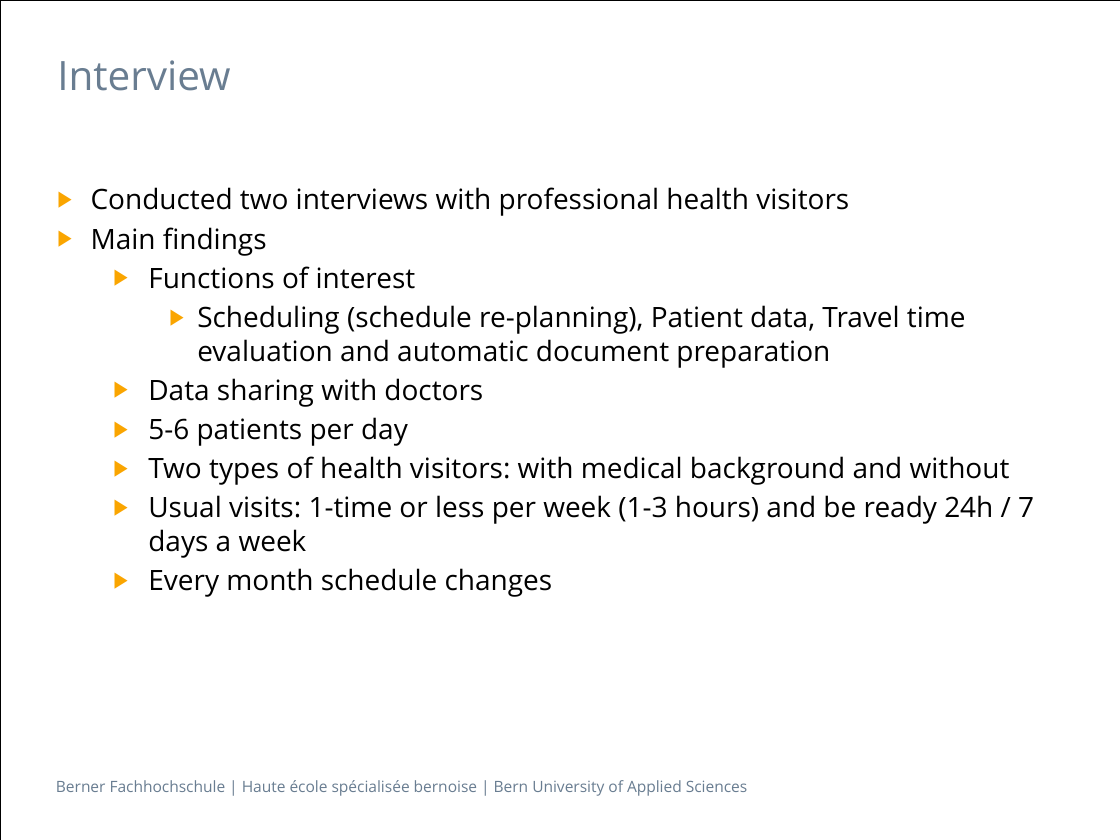
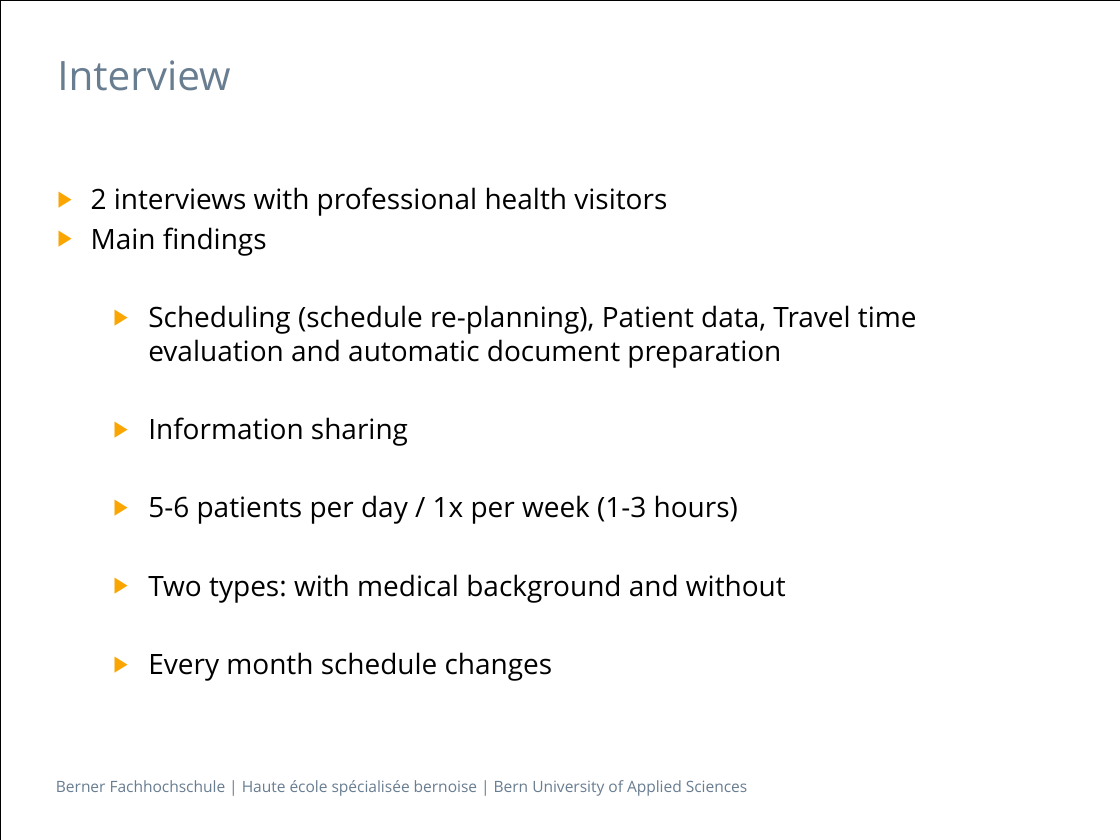
Before and after one commit to BurningBadger/ch.bfh.bti7081.s2016.blue, a slide deck: slide 7 of doc/task03/2016-03-29-Task_03_1.pptx. Drawn at 1120x840 pixels with LibreOffice and Linux fonts; fonts in the diff are those of the drawing. Boxes give left, top, right and bottom in pixels: in the first picture for what was removed or moved away, otherwise in the second. Text is boxed around its words. In the diff, an @@ line names an element or a change of style, - is before the commit and + after.

```diff
--- a/doc/task03/2016-03-29-Task_03_1.pptx
+++ b/doc/task03/2016-03-29-Task_03_1.pptx
@@ text at (91, 187, 667, 216): text changed @@
-▶ Conducted two interviews with professional health visitors
+▶ 2 interviews with professional health visitors
@@ text at (148, 266, 416, 289): paragraph removed @@
-  ▶ Functions of interest
@@ text at (148, 305, 917, 368): list level 3 to 2 in "Scheduling (schedule re-planning), Patient data, ..." @@
@@ text at (148, 417, 786, 603): text changed @@
-  ▶ Data sharing with doctors
-  ▶ 5-6 patients per day
-  ▶ Two types of health visitors: with medical background and without
-  ▶ Usual visits: 1-time or less per week (1-3 hours) and be ready 24h / 7 days a week
+  ▶ Information sharing
+  ▶ 5-6 patients per day / 1x per week (1-3 hours)
+  ▶ Two types: with medical background and without
```
Also in this commit, not shown: 6 other slides changed.
